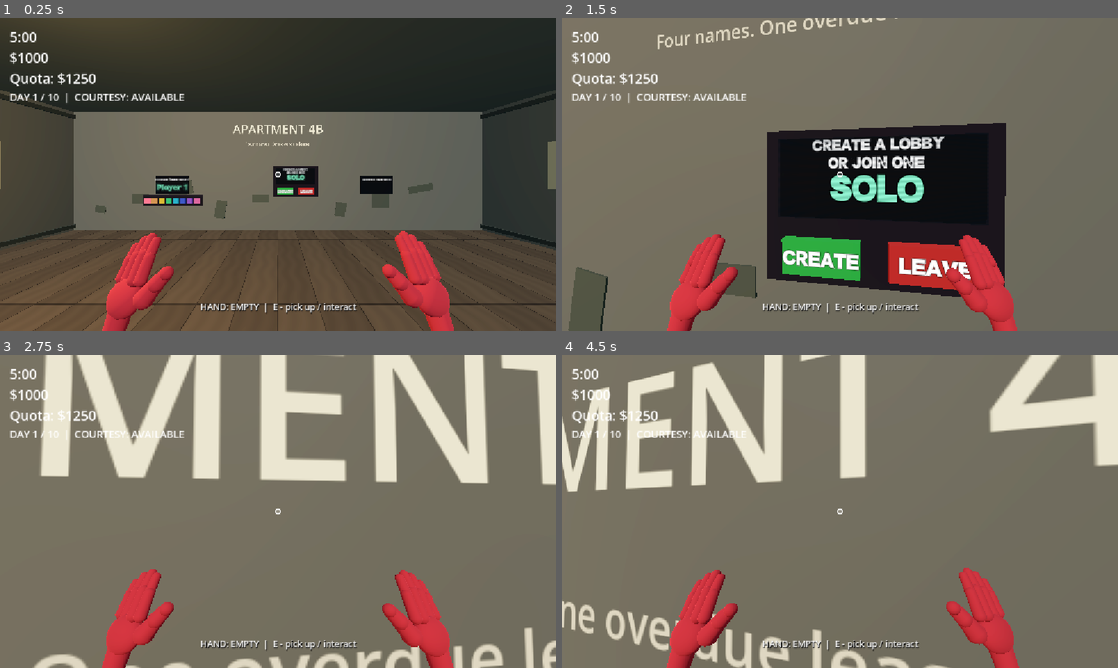
Above: before the commit, frames 1-4 (two rows, left to right).
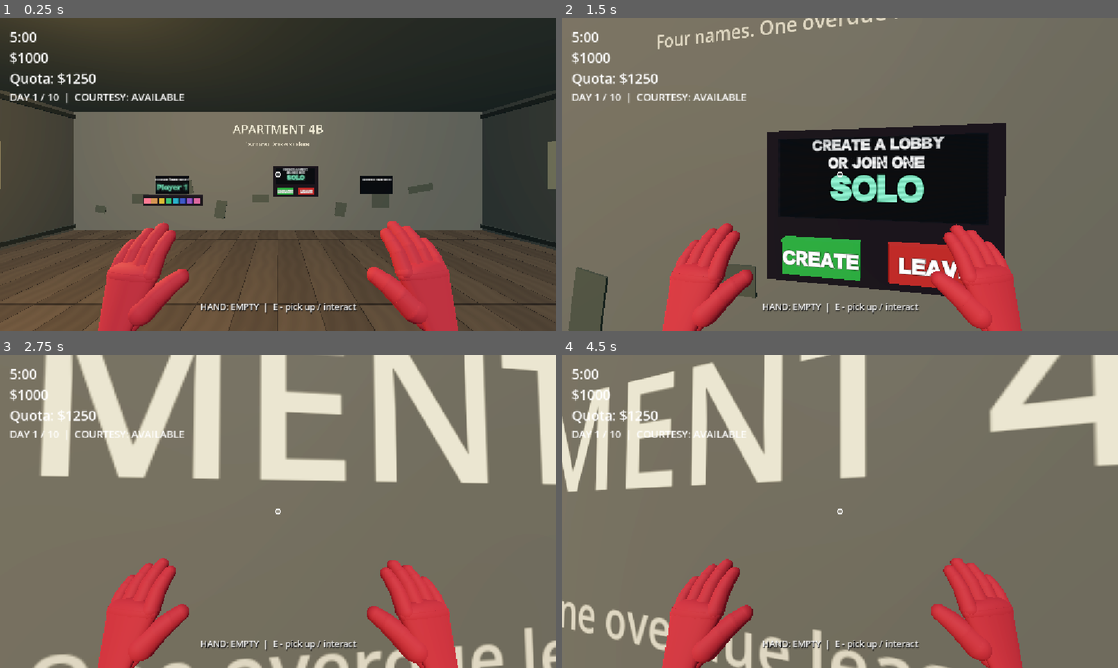
Above: after the commit, the same moments.

Repository: greedisfaust/fowl-play
Game: Godot game, scene res://world.tscn
The game is run twice, just before and just after one commit, with the same random seed, the same clock (stepped at 60 frames per second) and the same inputs.
Inputs (mouse positions are in pixels of both pictures, inside the frame that each line leads up to):
- Up to frame 1 (0.25 s): no input
- Up to frame 2 (1.5 s): tap Enter at 0.5 s; move the mouse to (867, 174) at 0.52 s; hold E (interact) 0.53-1.28 s; hold W (move_forward) from 0.53 s (still down); tap Space (jump) at 0.77 s; move the mouse to (812, 174) at 1.27 s; tap G (drop_item) at 1.35 s
- Up to frame 3 (2.75 s): keep holding W (move_forward); tap Space (jump) at 1.52 s; tap E (interact) at 1.55 s; move the mouse to (289, 505) at 2.02 s; hold E (interact) from 2.03 s (still down)
- Up to frame 4 (4.5 s): keep holding W (move_forward); move the mouse to (834, 517) at 2.77 s; release E (interact) at 2.78 s; click (834, 517) at 2.85 s; tap Space (jump) at 3.02, 3.77 s; tap E (interact) at 3.05, 3.8 s; move the mouse to (878, 514) at 3.52 s; hold Right mouse button (throw_item) 3.53-4.28 s; move the mouse to (795, 508) at 4.27 s; tap Enter at 4.35 s

The runs differ from the first frame. In frame 1, 4.3% of the frame differs, in the area x 17-83%, y 64-100%; in frame 2, 3.8%; in frame 3, 3.8%; in frame 4, 4.0%.

Commit message:
features/improve-hand-models-and-hover-tracking
Rebuilds hand geometry with palms, articulated fingers, thumbs, and forearms while correcting viewmodel depth handling. Adds target-aligned hover poses and separates reliable hover state updates from unreliable point tracking.

Diff:
--- a/dev-fowl-play/player/hands.gd
+++ b/dev-fowl-play/player/hands.gd
@@ -4,30 +4,47 @@
 # viewmodel (your own hands, parented to the Camera3D)
 const VIEW_REST := [Vector3(-0.45, -0.36, -0.6), Vector3(0.45, -0.36, -0.6)]
 const VIEW_ROT := [Vector3(1.15, -0.2, 0.15), Vector3(1.15, 0.2, -0.15)]
-const VIEW_SCALE := 1.1
+const VIEW_SCALE := 1.32
 const VIEW_REACH := 1.1
+# The viewmodel is shrunk toward the camera so it can never poke into a wall. It looks identical on
+# screen, but it can use normal depth testing, which is what stops the ringed/jumbled shading.
+const VIEW_NODE_SCALE := 0.3
 # world model (what OTHER players see, parented to the Head)
 const WORLD_REST := [Vector3(-0.60, -0.5, -0.42), Vector3(0.60, -0.5, -0.42)]
 const WORLD_ROT := [Vector3(1.2, -0.2, 0.1), Vector3(1.2, 0.2, -0.1)]
-const WORLD_SCALE := 1.6
+const WORLD_SCALE := 1.7
 const WORLD_REACH := 1.5
 
 const POKE_HAND := 1          # right hand only
 const HOVER_ROLL := -0.95     # thumb-up twist while pointing (flip the sign if the thumb ends up DOWN)
 const POKE_ROLL := -0.95
-const HOVER_LIFT := Vector3(0.0, 0.02, -0.05)
-const IDLE_CURL := 0.08
-const FIST_KNUCKLE := 1.5
-const FIST_TIP := 1.75
 const CURL_DIR := -1.0        # if fingers bend BACKWARDS, change to 1.0
 
-# hand geometry (hand units, before scale)
-const FINGER_X := [-0.036, -0.012, 0.012, 0.036]   # thumb side first on the right hand
-const FINGER_LEN := [0.105, 0.115, 0.105, 0.085]   # index, middle, ring, pinky
-const FINGER_R := [0.016, 0.0175, 0.017, 0.015]
-const BASE_Z := -0.045
-const INDEX_X := -0.036
-const INDEX_REACH := 0.16     # hand origin to index fingertip
+# hover pointing: the hand lifts and reaches out along the line to the target
+const HOVER_SHIFT_VIEW := Vector3(0.0, 0.02, -0.05)
+const HOVER_SHIFT_WORLD := Vector3(-0.25, 0.12, 0.0)   # pulls the hand toward the body's center line
+const HOVER_EXTEND_VIEW := 0.05
+const HOVER_EXTEND_WORLD := 0.4                        # how far the hand reaches toward what it points at
+
+# finger curl per joint (knuckle, middle, tip) in radians
+const REST_CURL := [0.10, 0.22, 0.12]
+const FIST_CURL := [1.45, 1.75, 1.10]
+
+# ---------- hand geometry (hand units, before scale) ----------
+# -z = fingers, +z = wrist/forearm, -y = palm side. Fingers are listed index, middle, ring, pinky.
+const FINGER_SPACING := 0.037
+const FINGER_LEN := [0.090, 0.103, 0.095, 0.076]       # knuckle to fingertip
+const FINGER_R := [0.0185, 0.0195, 0.0185, 0.0165]
+const KNUCKLE_Z := [-0.052, -0.058, -0.052, -0.040]    # the knuckle row arcs: middle forward, pinky back
+const SEG_RATIO := [0.47, 0.29, 0.24]                  # real phalanx proportions
+const SPLAY := 0.05                                    # outer fingers fan out slightly
+const PALM_FRONT := -0.05                              # knuckle end of the palm
+const PALM_BACK := 0.07                                # wrist end of the palm
+const PALM_W_FRONT := 0.075                            # half width at the knuckles
+const PALM_W_BACK := 0.040                             # half width at the wrist (the palm is a trapezoid)
+const PALM_THICK := 0.40
+const INDEX_X := -1.5 * FINGER_SPACING                 # index finger offset on the right hand
+const INDEX_REACH := 0.157                             # hand origin to index fingertip
 
 const REACH_TIME := 0.07
 const RETURN_TIME := 0.2
@@ -38,17 +55,21 @@
 var _rest: Array
 var _rest_q: Array = []
 var _scale := 1.0
+var _node_scale := 1.0
 var _max_reach := 1.0
 
 var _mat: StandardMaterial3D
 var _rigs: Array[Node3D] = []
 var _hands: Array[Node3D] = []
-var _fingers: Array = [{}, {}]   # {"point": [prox, dist], "curl": [[prox, dist]...], "thumb": [base, tip], "side": float}
+var _fingers: Array = [{}, {}]   # {"point": [3 joints], "curl": [[3 joints]...], "thumb": [3 joints], "side": float}
 var _pose := [0.0, 0.0]          # 0 = relaxed, 1 = pointing
 var _tween: Tween
 var _busy := false
 var _hover := false
 var _hover_t := 0.0
+var _hover_world := Vector3.ZERO
+var _offset_goal := Vector3.ZERO
+var _offset_cur := Vector3.ZERO
 var _aim_goal := Quaternion.IDENTITY
 var _aim_cur := Quaternion.IDENTITY
 var _spam := 0
@@ -56,7 +77,6 @@
 var _sway := Vector2.ZERO
 var _speed := 0.0
 var _bob_t := 0.0
-var _hover_msec := 0
 
 func _ready() -> void:
 	_rest = WORLD_REST if world_mode else VIEW_REST
@@ -65,9 +85,10 @@
 	_max_reach = WORLD_REACH if world_mode else VIEW_REACH
 	_mat = StandardMaterial3D.new()
 	_mat.albedo_color = Color(0.96, 0.65, 0.14)
+	_mat.roughness = 0.75
 	if not world_mode:
-		_mat.no_depth_test = true
-		_mat.render_priority = 10
+		_node_scale = VIEW_NODE_SCALE
+		scale = Vector3.ONE * _node_scale
 	for i in 2:
 		var rig := Node3D.new()
 		rig.position = _rest[i]
@@ -83,19 +104,23 @@
 	_aim_cur = _rest_q[POKE_HAND]
 	_aim_goal = _aim_cur
 
-# ---------- model: chunky tapered fingers with joint balls ----------
-func _ball(parent: Node3D, pos: Vector3, r: float) -> void:
+# ---------- model ----------
+func _style(m: MeshInstance3D) -> void:
+	m.material_override = _mat
+	m.cast_shadow = GeometryInstance3D.SHADOW_CASTING_SETTING_OFF
+
+func _ball(parent: Node3D, pos: Vector3, r: float) -> MeshInstance3D:
 	var m := MeshInstance3D.new()
 	var s := SphereMesh.new()
 	s.radius = r
 	s.height = r * 2.0
-	s.radial_segments = 16
-	s.rings = 8
+	s.radial_segments = 20
+	s.rings = 10
 	m.mesh = s
 	m.position = pos
-	m.material_override = _mat
-	m.cast_shadow = GeometryInstance3D.SHADOW_CASTING_SETTING_OFF
+	_style(m)
 	parent.add_child(m)
+	return m
 
 func _seg(parent: Node3D, length: float, r_base: float, r_tip: float) -> void:
 	# a tapered tube running from the joint (z = 0) toward -z
@@ -104,82 +129,129 @@
 	c.top_radius = r_base
 	c.bottom_radius = r_tip
 	c.height = length
-	c.radial_segments = 16
+	c.radial_segments = 20
 	m.mesh = c
 	m.rotation.x = PI / 2.0
 	m.position = Vector3(0, 0, -length / 2.0)
-	m.material_override = _mat
-	m.cast_shadow = GeometryInstance3D.SHADOW_CASTING_SETTING_OFF
+	_style(m)
 	parent.add_child(m)
+
+func _build_palm(h: Node3D, side: float) -> void:
+	# trapezoid slab: narrow at the wrist, wide at the knuckles
+	var slab := CylinderMesh.new()
+	slab.top_radius = PALM_W_BACK        # +z end (wrist)
+	slab.bottom_radius = PALM_W_FRONT    # -z end (knuckles)
+	slab.height = PALM_BACK - PALM_FRONT
+	slab.radial_segments = 24
+	var m := MeshInstance3D.new()
+	m.mesh = slab
+	m.rotation.x = PI / 2.0
+	m.scale = Vector3(1.0, 1.0, PALM_THICK)
+	m.position = Vector3(0, 0, (PALM_BACK + PALM_FRONT) * 0.5)
+	_style(m)
+	h.add_child(m)
+	# rounded knuckle edge across the front of the slab
+	var bar := _ball(h, Vector3(0, 0, PALM_FRONT + 0.004), 0.03)
+	bar.scale = Vector3(PALM_W_FRONT / 0.03, PALM_THICK * PALM_W_FRONT / 0.03, 1.0)
+	# fleshy pads on the palm side: big one under the thumb, smaller one on the pinky side
+	for s in [-1.0, 1.0]:
+		var thumb_side: bool = is_equal_approx(s, -side)
+		var pad := _ball(h, Vector3(s * 0.026, -0.014, 0.024), 0.028 if thumb_side else 0.024)
+		pad.scale = Vector3(1.0, 0.65, 1.4)
+	# forearm stub with a rounded end: long in first person (it runs off screen), short on the
+	# world copy so it doesn't read as a hand on a stick
+	var arm_len := 0.07 if world_mode else 0.16
+	var arm := CylinderMesh.new()
+	arm.bottom_radius = 0.034
+	arm.top_radius = 0.04
+	arm.height = arm_len
+	arm.radial_segments = 24
+	var a := MeshInstance3D.new()
+	a.mesh = arm
+	a.rotation.x = PI / 2.0
+	a.scale = Vector3(1.0, 1.0, 0.85)
+	a.position = Vector3(0, 0, PALM_BACK + arm_len * 0.5)
+	_style(a)
+	h.add_child(a)
+	var cap := _ball(h, Vector3(0, 0, PALM_BACK + arm_len), 0.04)
+	cap.scale = Vector3(1.0, 0.85, 1.0)
+
+func _build_finger(prox: Node3D, r: float, total: float) -> Array:
+	var l1: float = total * SEG_RATIO[0]
+	var l2: float = total * SEG_RATIO[1]
+	var l3: float = total * SEG_RATIO[2]
+	_ball(prox, Vector3.ZERO, r * 1.04)                 # knuckle
+	_seg(prox, l1, r, r * 0.94)
+	var mid := Node3D.new()
+	mid.position = Vector3(0, 0, -l1)
+	prox.add_child(mid)
+	_ball(mid, Vector3.ZERO, r * 0.95)                  # middle joint
+	_seg(mid, l2, r * 0.94, r * 0.88)
+	var tip := Node3D.new()
+	tip.position = Vector3(0, 0, -l2)
+	mid.add_child(tip)
+	_ball(tip, Vector3.ZERO, r * 0.89)                  # tip joint
+	_seg(tip, l3, r * 0.88, r * 0.8)
+	_ball(tip, Vector3(0, 0, -l3), r * 0.8)             # rounded fingertip
+	return [prox, mid, tip]
+
+func _build_thumb(h: Node3D, side: float) -> Array:
+	# rooted low on the thumb side of the palm, angled outward
+	var base := Node3D.new()
+	base.position = Vector3(-side * 0.05, -0.012, 0.018)
+	h.add_child(base)
+	_ball(base, Vector3.ZERO, 0.028)
+	_seg(base, 0.034, 0.028, 0.025)
+	var mid := Node3D.new()
+	mid.position = Vector3(0, 0, -0.034)
+	base.add_child(mid)
+	_ball(mid, Vector3.ZERO, 0.025)
+	_seg(mid, 0.030, 0.025, 0.022)
+	var tip := Node3D.new()
+	tip.position = Vector3(0, 0, -0.030)
+	mid.add_child(tip)
+	_ball(tip, Vector3.ZERO, 0.022)
+	_seg(tip, 0.026, 0.022, 0.019)
+	_ball(tip, Vector3(0, 0, -0.026), 0.019)
+	return [base, mid, tip]
 
 func _build_hand(side: float, idx: int) -> Node3D:
 	var h := Node3D.new()
-	_ball(h, Vector3.ZERO, 0.048)   # palm, squashed below
-	(h.get_child(0) as Node3D).scale = Vector3(1.15, 0.6, 1.0)
-	var wrist := MeshInstance3D.new()
-	var cyl := CylinderMesh.new()
-	cyl.top_radius = 0.024
-	cyl.bottom_radius = 0.028
-	cyl.height = 0.06
-	wrist.mesh = cyl
-	wrist.rotation.x = PI / 2.0
-	wrist.position = Vector3(0, 0, 0.06)
-	wrist.material_override = _mat
-	wrist.cast_shadow = GeometryInstance3D.SHADOW_CASTING_SETTING_OFF
-	h.add_child(wrist)
-
+	_build_palm(h, side)
 	var curl: Array = []
 	for k in 4:
 		var order := k if side > 0.0 else 3 - k   # 0 = index, the finger beside the thumb
-		var r: float = FINGER_R[order]
-		var len_total: float = FINGER_LEN[order]
-		var l1 := len_total * 0.55
-		var l2 := len_total * 0.45
+		var from_mid := k - 1.5
 		var prox := Node3D.new()
-		prox.position = Vector3(FINGER_X[k], 0.0, BASE_Z)
+		prox.position = Vector3(from_mid * FINGER_SPACING, 0.0, KNUCKLE_Z[order])
+		if order != 0:
+			prox.rotation.y = -from_mid * SPLAY    # the index stays straight so pointing is accurate
 		h.add_child(prox)
-		_ball(prox, Vector3.ZERO, r * 1.02)               # knuckle ball
-		_seg(prox, l1, r, r * 0.9)
-		var dist := Node3D.new()
-		dist.position = Vector3(0, 0, -l1)
-		prox.add_child(dist)
-		_ball(dist, Vector3.ZERO, r * 0.92)               # middle joint ball
-		_seg(dist, l2, r * 0.9, r * 0.75)
-		_ball(dist, Vector3(0, 0, -l2), r * 0.76)         # rounded fingertip
+		var joints := _build_finger(prox, FINGER_R[order], FINGER_LEN[order])
 		if order == 0:
-			_fingers[idx]["point"] = [prox, dist]
+			_fingers[idx]["point"] = joints
 		else:
-			curl.append([prox, dist])
+			curl.append(joints)
 	_fingers[idx]["curl"] = curl
-
-	# thumb: fleshy base + two segments, swings in beside the fist
-	var tbase := Node3D.new()
-	tbase.position = Vector3(-side * 0.055, -0.012, -0.005)
-	h.add_child(tbase)
-	_ball(tbase, Vector3.ZERO, 0.026)
-	_seg(tbase, 0.042, 0.024, 0.021)
-	var ttip := Node3D.new()
-	ttip.position = Vector3(0, 0, -0.042)
-	tbase.add_child(ttip)
-	_ball(ttip, Vector3.ZERO, 0.021)
-	_seg(ttip, 0.034, 0.021, 0.018)
-	_ball(ttip, Vector3(0, 0, -0.034), 0.018)
-	_fingers[idx]["thumb"] = [tbase, ttip]
+	_fingers[idx]["thumb"] = _build_thumb(h, side)
 	_fingers[idx]["side"] = side
 	return h
 
 func _apply_pose(i: int, v: float) -> void:
 	_pose[i] = v
 	var f: Dictionary = _fingers[i]
-	f.point[0].rotation.x = CURL_DIR * lerpf(IDLE_CURL, 0.0, v)          # index straightens
-	f.point[1].rotation.x = CURL_DIR * lerpf(IDLE_CURL * 0.8, 0.0, v)
-	for j in f.curl:
-		j[0].rotation.x = CURL_DIR * lerpf(IDLE_CURL, FIST_KNUCKLE, v)    # others fold into a fist
-		j[1].rotation.x = CURL_DIR * lerpf(IDLE_CURL * 1.2, FIST_TIP, v)
-	var side: float = f.side
-	f.thumb[0].rotation.y = side * lerpf(0.55, 0.1, v)                   # swings in from the side
-	f.thumb[0].rotation.x = CURL_DIR * lerpf(0.1, 0.5, v)                # and presses against the fist
-	f.thumb[1].rotation.x = CURL_DIR * lerpf(0.15, 0.6, v)
+	var pointer: Array = f["point"]
+	for j in 3:
+		pointer[j].rotation.x = CURL_DIR * lerpf(REST_CURL[j], 0.0, v)             # index straightens
+	for finger in f["curl"]:
+		for j in 3:
+			finger[j].rotation.x = CURL_DIR * lerpf(REST_CURL[j], FIST_CURL[j], v)  # the rest fold into a fist
+	var thumb: Array = f["thumb"]
+	var side: float = f["side"]
+	thumb[0].rotation.y = side * lerpf(0.6, 0.15, v)        # swings in from the side
+	thumb[0].rotation.x = CURL_DIR * lerpf(0.25, 0.55, v)   # and presses against the fist
+	thumb[1].rotation.x = CURL_DIR * lerpf(0.2, 0.5, v)
+	thumb[2].rotation.x = CURL_DIR * lerpf(0.15, 0.6, v)
 
 func _aim_basis(dir: Vector3, roll: float) -> Basis:
 	var up := Vector3.UP if absf(dir.y) < 0.95 else Vector3.RIGHT
@@ -195,22 +267,50 @@
 func set_color(c: Color) -> void:
 	_mat.albedo_color = c
 
+# world point -> the hand's own units. The viewmodel node is shrunk, so undo that here to keep all
+# reach/aim math identical to an unscaled hand.
+func _to_hand_units(world_point: Vector3) -> Vector3:
+	return to_local(world_point) * _node_scale
+
 func set_hover(v: bool, world_point := Vector3.ZERO) -> void:
-	_hover_msec = Time.get_ticks_msec()
 	if _rigs.is_empty():
 		return
 	if v:
 		if not _hover and _hover_t < 0.01:
 			_aim_cur = _rest_q[POKE_HAND]
-		var d: Vector3 = (to_local(world_point) - _rigs[POKE_HAND].position).normalized()
-		_aim_goal = _aim_basis(d, HOVER_ROLL).get_rotation_quaternion()
+		_hover_world = world_point
 	_hover = v
 
+func update_hover_point(world_point: Vector3) -> void:
+	if not _hover or _rigs.is_empty():
+		return   # a late packet can't re-enable a hover that already ended
+	_hover_world = world_point
+
+# works out where the pointing hand sits and how it must turn so the INDEX FINGER lines up with the target
+func _update_aim() -> void:
+	var rest: Vector3 = _rest[POKE_HAND]
+	var target := _to_hand_units(_hover_world)
+	var shift: Vector3 = HOVER_SHIFT_WORLD if world_mode else HOVER_SHIFT_VIEW
+	var reach_out: float = HOVER_EXTEND_WORLD if world_mode else HOVER_EXTEND_VIEW
+	var base := rest + shift
+	var to_target := target - base
+	if to_target.length() < 0.1:
+		return
+	reach_out = clampf(to_target.length() - 0.25, 0.0, reach_out)
+	var anchor := base + to_target.normalized() * reach_out
+	var index_off := Vector3(INDEX_X * _scale, 0.0, 0.0)
+	var b := _aim_basis((target - anchor).normalized(), HOVER_ROLL)
+	var from_index := anchor + b * index_off
+	b = _aim_basis((target - from_index).normalized(), HOVER_ROLL)
+	_offset_goal = anchor - rest
+	_aim_goal = b.get_rotation_quaternion()
+
 func _process(delta: float) -> void:
-	if world_mode and _hover and Time.get_ticks_msec() - _hover_msec > 250:
-		_hover = false
 	_hover_t = move_toward(_hover_t, 1.0 if _hover else 0.0, delta * 8.0)
+	if _hover:
+		_update_aim()
 	_aim_cur = _aim_cur.slerp(_aim_goal, 1.0 - exp(-delta * 18.0))
+	_offset_cur = _offset_cur.lerp(_offset_goal, 1.0 - exp(-delta * 14.0))
 	if not _busy:
 		_apply_pose(POKE_HAND, _hover_t)
 		_hands[POKE_HAND].quaternion = _rest_q[POKE_HAND].slerp(_aim_cur, _hover_t)
@@ -221,8 +321,8 @@
 	for i in 2:
 		var breathe := sin(t * 1.6 + i * 1.7) * 0.004
 		var bob := absf(sin(_bob_t + i * 1.2)) * 0.02 * moving
-		var lift := HOVER_LIFT * _hover_t if i == POKE_HAND else Vector3.ZERO
-		_rigs[i].position = _rest[i] + lift + Vector3(-_sway.x * 0.0008, _sway.y * 0.0008 + breathe - bob, 0.0)
+		var offset := _offset_cur * _hover_t if i == POKE_HAND else Vector3.ZERO
+		_rigs[i].position = _rest[i] + offset + Vector3(-_sway.x * 0.0008, _sway.y * 0.0008 + breathe - bob, 0.0)
 
 # ---------- poke (also what other players see) ----------
 func reach(world_point: Vector3) -> void:
@@ -232,7 +332,7 @@
 	var i := POKE_HAND
 	var rig := _rigs[i]
 	var hand := _hands[i]
-	var p := to_local(world_point)
+	var p := _to_hand_units(world_point)
 	if p.length() > _max_reach:
 		p = p.normalized() * _max_reach
 	var dir: Vector3 = (p - rig.position).normalized()
--- a/dev-fowl-play/player/player.gd
+++ b/dev-fowl-play/player/player.gd
@@ -126,16 +126,20 @@
 	var target: Node = ray.get_collider() if active and ray.is_colliding() else null
 	if target != null and not target.has_method("interact"):
 		target = null
+	var on := target != null
 	if target != _focus:
 		_focus = target
 		_highlight.set_target(_focus)
-		hands.set_hover(target != null, ray.get_collision_point())
-		var on := target != null
-		_hover_clock -= delta
-		if on != _hover_sent or (on and _hover_clock <= 0.0):
-			_hover_sent = on
-			_hover_clock = 0.07
-			_net_hover.rpc(on, ray.get_collision_point() if on else Vector3.ZERO)
+	var point := ray.get_collision_point() if on else Vector3.ZERO
+	hands.set_hover(on, point)
+	_hover_clock -= delta
+	if on != _hover_sent:
+		_hover_sent = on
+		_hover_clock = 0.07
+		_net_hover_state.rpc(on, point)      # reliable: on/off can never get lost
+	elif on and _hover_clock <= 0.0:
+		_hover_clock = 0.07
+		_net_hover_point.rpc(point)          # unreliable: just keeps the finger tracking
 	var prompt := ""
 	if is_instance_valid(_focus):
 		if _focus.has_method("get_interaction_prompt"):
@@ -212,9 +216,13 @@
 	_net_yaw = yaw
 	_net_pitch = pitch
 
+@rpc("authority", "call_remote", "reliable")
+func _net_hover_state(on: bool, point: Vector3) -> void:
+	hands.set_hover(on, point)
+
 @rpc("authority", "call_remote", "unreliable")
-func _net_hover(on: bool, point: Vector3) -> void:
-	hands.set_hover(on, point)
+func _net_hover_point(point: Vector3) -> void:
+	hands.update_hover_point(point)
 
 @rpc("authority", "call_remote", "reliable")
 func _net_reach(point: Vector3) -> void:
